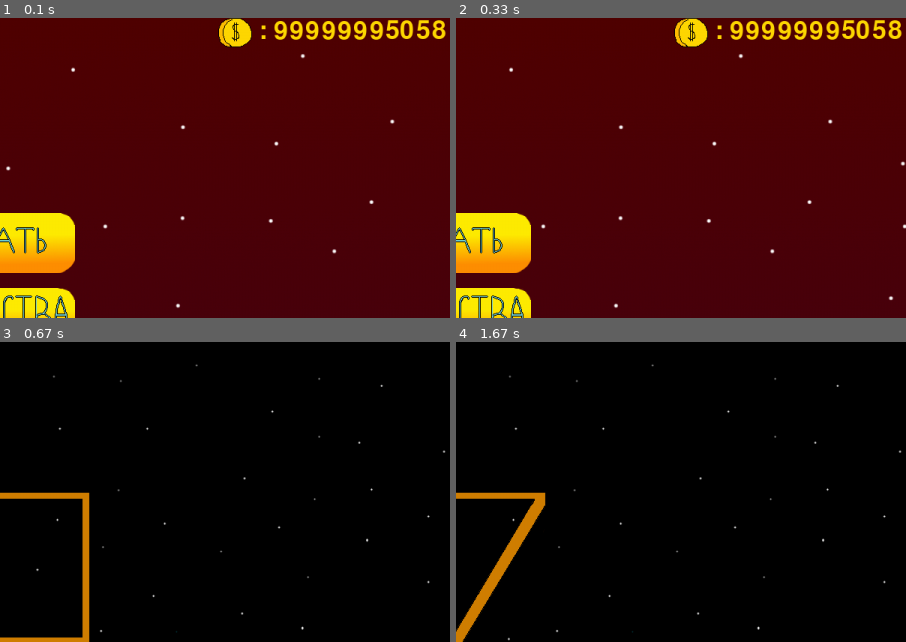
Above: before the commit, frames 1-4 (two rows, left to right).
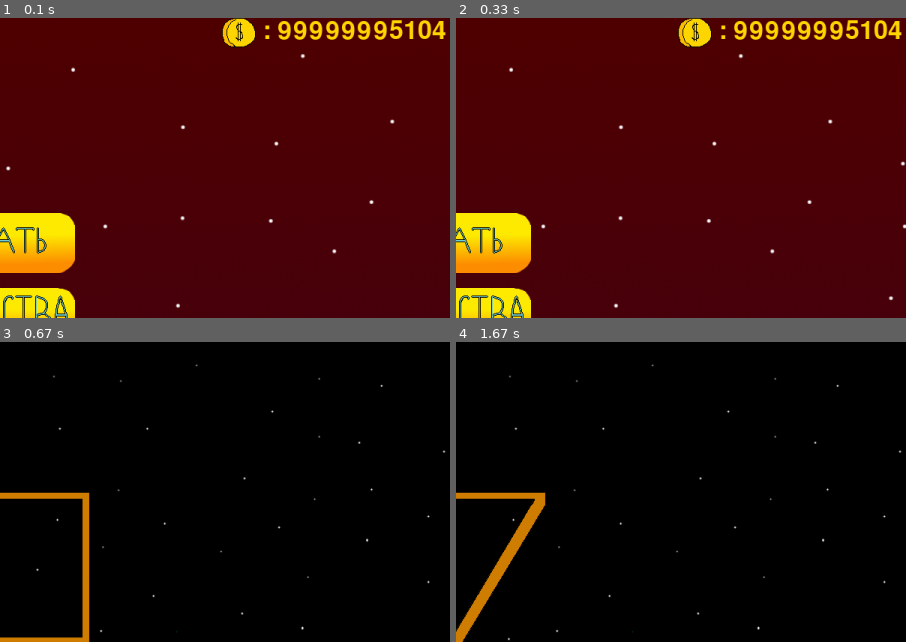
Above: after the commit, the same moments.

Repository: PismerovKir/YandexPygameProject
Game: pygame game, started from Тест прога.py
Same seed, same stepped clock (60 frames per second), same inputs: the game is played once before the commit and once after it.
Inputs (mouse positions are % of the whole screen's width and height, from its top left):
- Up to frame 1 (0.1 s): no input
- Up to frame 2 (0.33 s): no input
- Up to frame 3 (0.67 s): click (50, 38) at 0.38 s
- Up to frame 4 (1.67 s): no input
The pictures show only the part of the screen within x 50-100%, y 0-50%; the shares and areas given below are measured in that part.

The runs differ from the first frame. In frame 1, 2.3% of the frame differs, in the area x 48-100%, y 0-10%; in frame 2, 2.3%; in frame 3, nothing differs; in frame 4, nothing differs.

Commit message:
МОнетки поправил

Diff:
--- a/data/gamedata.txt
+++ b/data/gamedata.txt
@@ -1,5 +1,5 @@
 -2
-99999995058
+99999995104
 40
 4
 24
--- a/Тест прога.py
+++ b/Тест прога.py
@@ -856,6 +856,7 @@
     KILLEDMETEORS = 0
     SCORE = 0
     runningGame = True
+    MONEYGET = 0
 
 
     spaceship = SpaceShip()
